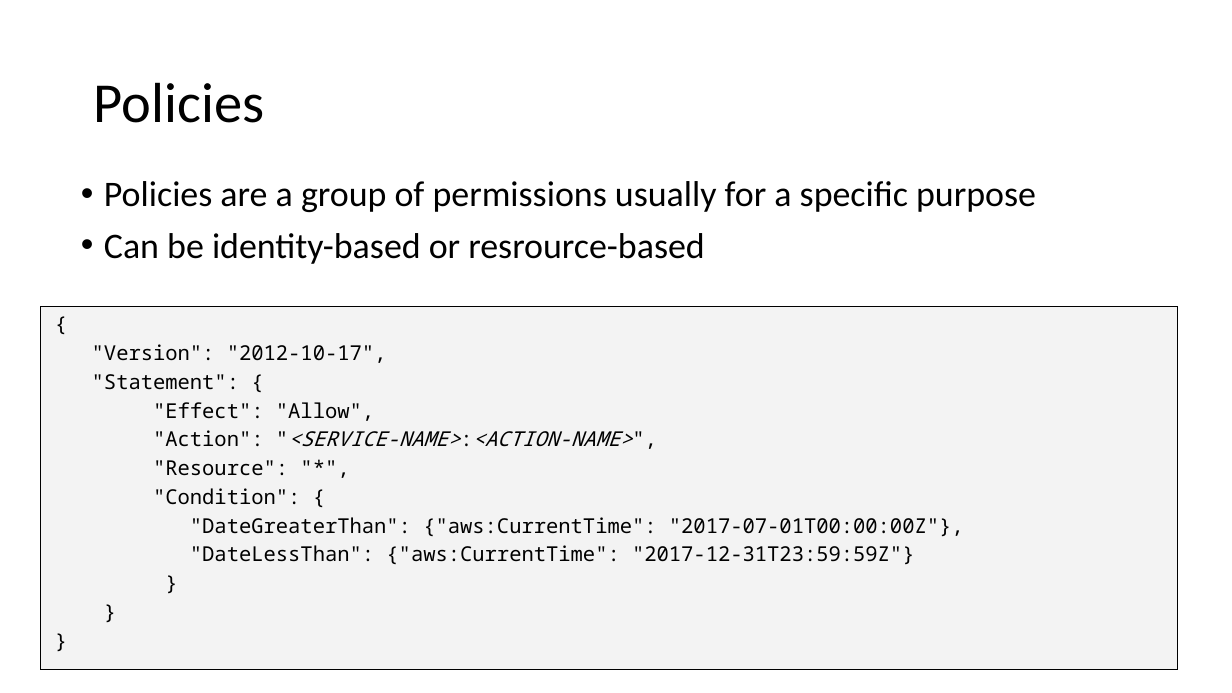
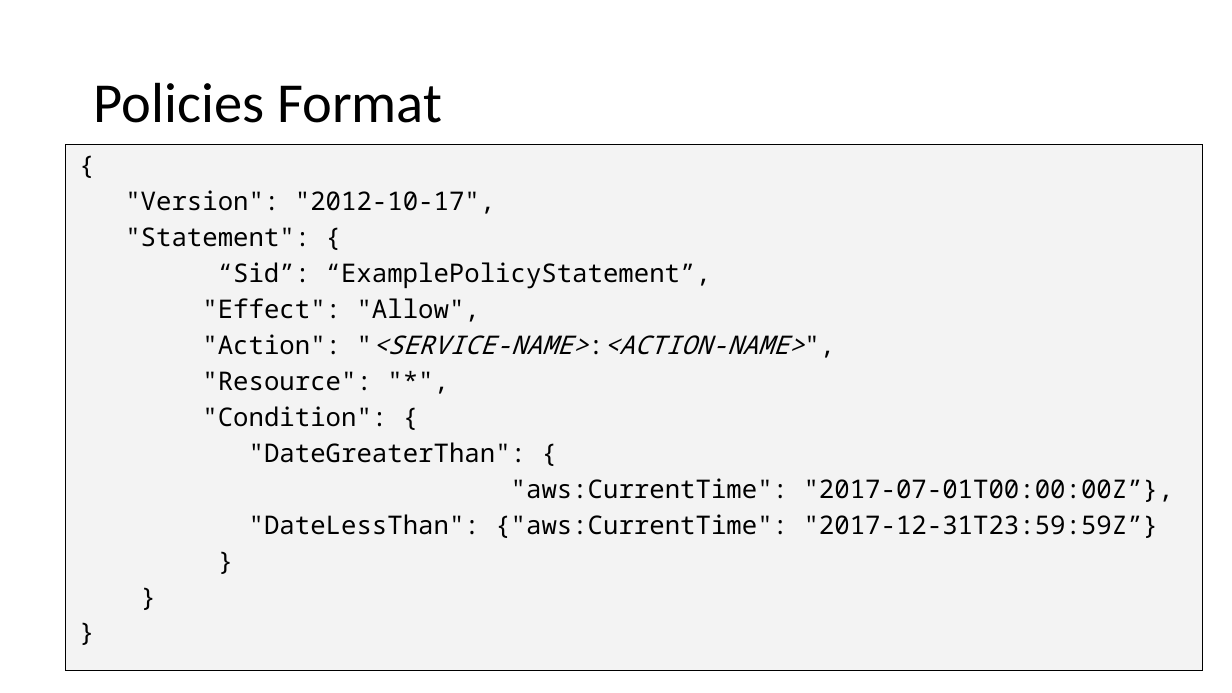
Before and after one commit to uwacsp/cits5503, a slide deck: slide 30 of Lectures/CITS5503LectureIAM.pptx (slide 4 before the commit). Drawn at 1232x693 pixels with LibreOffice and Linux fonts; fonts in the diff are those of the drawing. Boxes give left, top, right and bottom in pixels: in the first picture for what was removed or moved away, otherwise in the second. Text is boxed around its words. In the diff, an @@ line names an element or a change of style, - is before the commit and + after.

```diff
--- a/Lectures/CITS5503LectureIAM.pptx
+++ b/Lectures/CITS5503LectureIAM.pptx
@@ title at (x1=94, y1=82, x2=442, y2=123): text changed @@
-Policies
+Policies Format
@@ rectangle "{" resized from (x1=41, y1=307, x2=1178, y2=669) to (x1=65, y1=144, x2=1202, y2=670) @@
@@ text removed at (x1=104, y1=181, x2=1036, y2=264) @@
-• Policies are a group of permissions usually for a specific purpose
-• Can be identity-based or resrource-based
@@ text in rectangle at (x1=125, y1=190, x2=804, y2=427): size 16 to 20 pt in "{", ""Version": "2012-10-17",", ""Statement": {", ""Effect": "Allow"," and 6 more places @@
@@ text in rectangle at (x1=218, y1=262, x2=711, y2=289): paragraph added @@
+    “Sid”: “ExamplePolicyStatement”,
@@ text in rectangle at (x1=249, y1=442, x2=1174, y2=538): text changed; size 16 to 20 pt @@
-    "DateGreaterThan": {"aws:CurrentTime": "2017-07-01T00:00:00Z"},
-    "DateLessThan": {"aws:CurrentTime": "2017-12-31T23:59:59Z"}
+    "DateGreaterThan": {
+    "aws:CurrentTime": "2017-07-01T00:00:00Z”},
+    "DateLessThan": {"aws:CurrentTime": "2017-12-31T23:59:59Z”}
```
Also in this commit, not shown: 6 other slides changed, 12 slides added, 3 other files.
